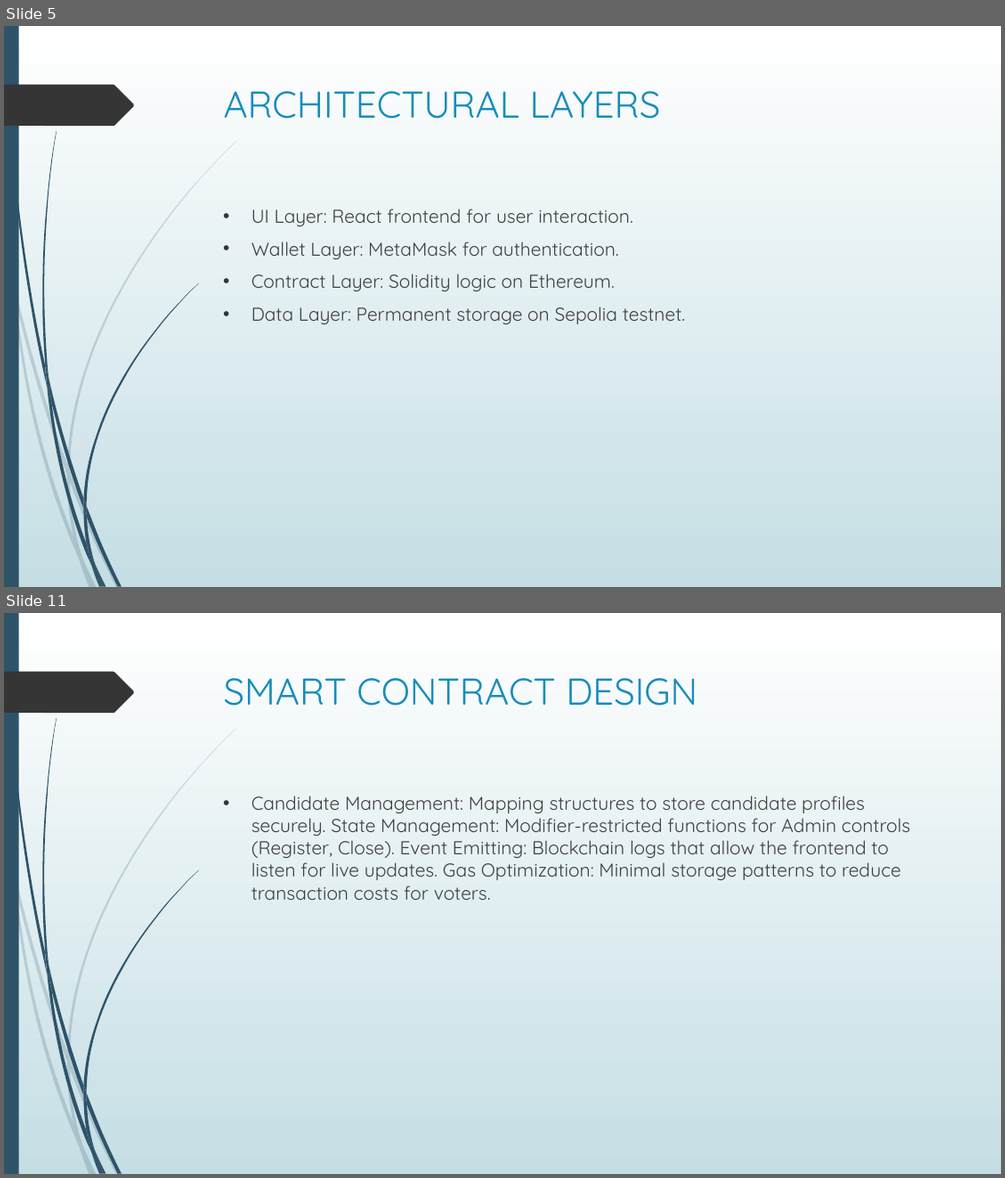
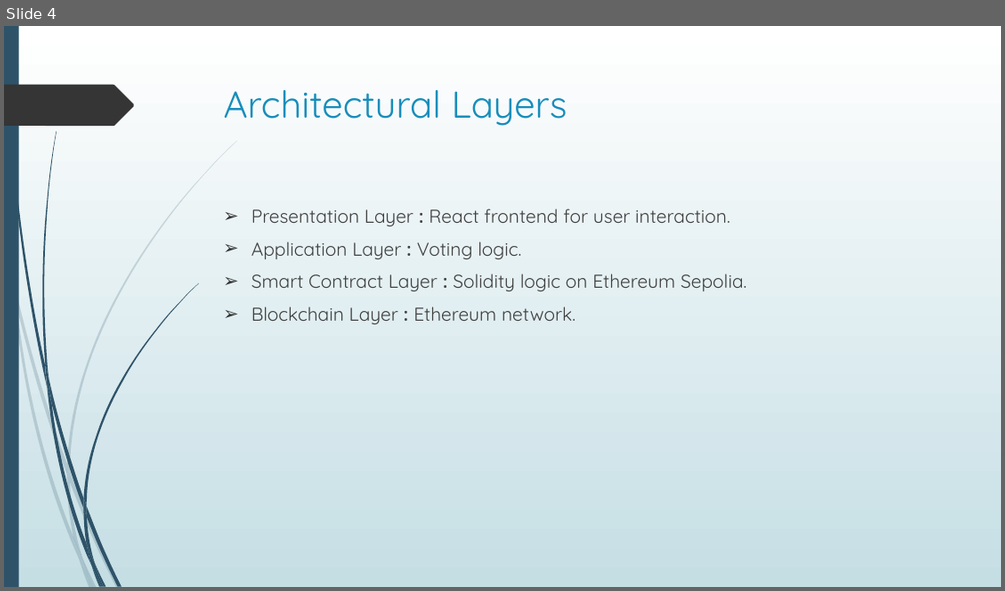
Before and after one commit to chigonglei/DAppSopolia, a slide deck: Presentation.pptx. Shown one above the other, each under a label of ours: slides 5 and 11 before the commit, slide 4 after it; the slides between them are not shown. The pictures are 1005x1178 and 1005x591 pixels, drawn with LibreOffice and Linux fonts; fonts in the diff are those of the drawing. Boxes give left, top, right and bottom in pixels: in the first picture for what was removed or moved away, otherwise in the second. Text is boxed around its words. In the diff, an @@ line names an element or a change of style, - is before the commit and + after.

```diff
--- a/Presentation.pptx
+++ b/Presentation.pptx
@@ slide 11 removed at box(4, 613, 1001, 1174), background gradient #FFFFFF to #C5DEE5; not listed: 24 template elements that a slide beside it also shows @@
@@ title removed at box(224, 678, 697, 706) @@
-SMART CONTRACT DESIGN
@@ text removed at box(251, 795, 910, 900) @@
-• Candidate Management: Mapping structures to store candidate profiles securely. State Management: Modifier-restricted functions for Admin controls (Register, Close). Event Emitting: Blockchain logs that allow the frontend to listen for live updates. Gas Optimization: Minimal storage patterns to reduce transaction costs for voters.
@@ what was slide 5 is now slide 4 @@
@@ slide 4 changed as well @@
@@ title at box(224, 90, 567, 126): text changed @@
-ARCHITECTURAL LAYERS
+Architectural Layers
@@ text at box(251, 208, 746, 324): text changed @@
-• UI Layer: React frontend for user interaction.
-• Wallet Layer: MetaMask for authentication.
-• Contract Layer: Solidity logic on Ethereum.
-• Data Layer: Permanent storage on Sepolia testnet.
+➢ Presentation Layer : React frontend for user interaction.
+➢ Application Layer : Voting logic.
+➢ Smart Contract Layer : Solidity logic on Ethereum Sepolia.
+➢ Blockchain Layer : Ethereum network.
```
Also in this commit, not shown: 11 other slides changed, 20 slides added, 6 other slides removed, 5 other files.
